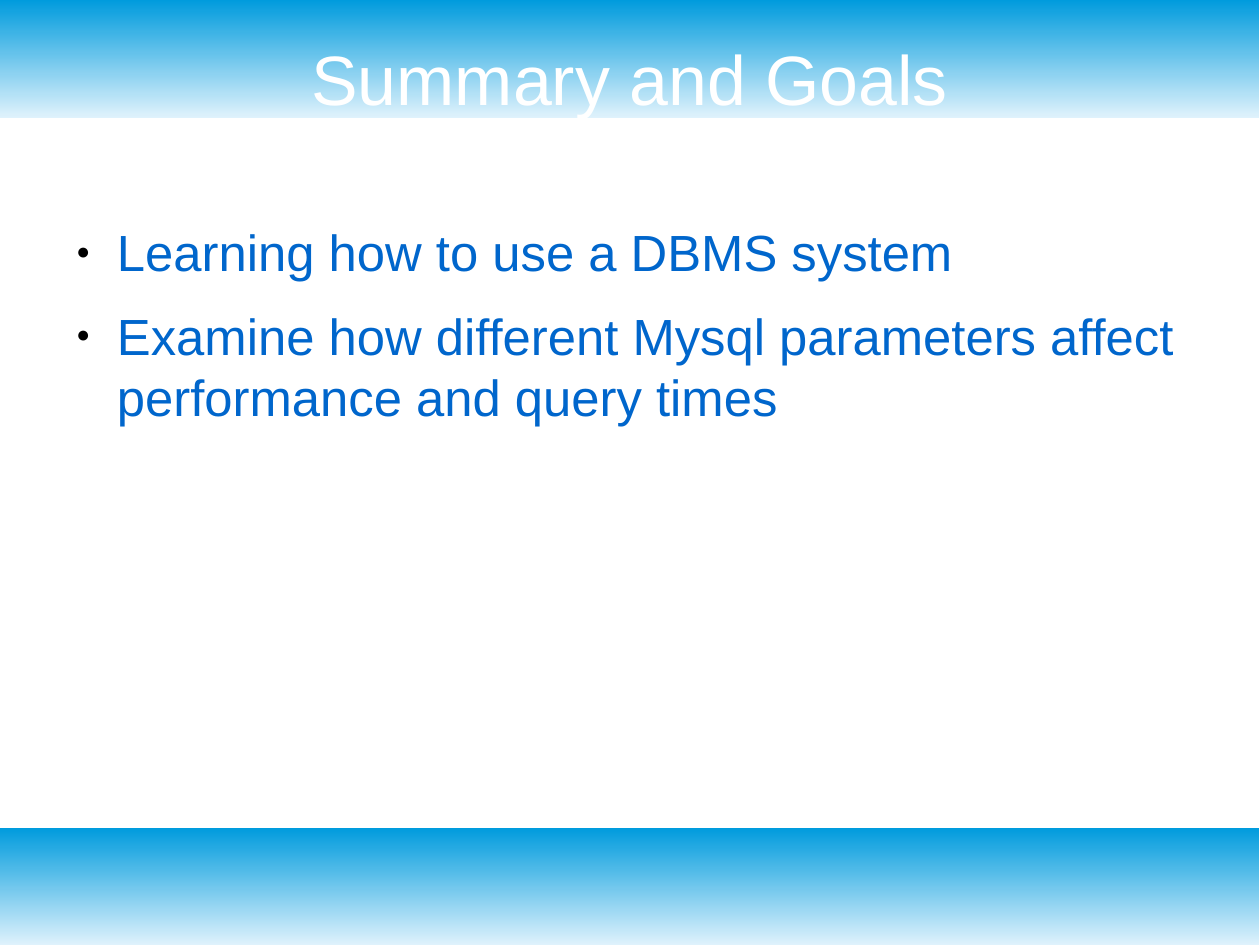
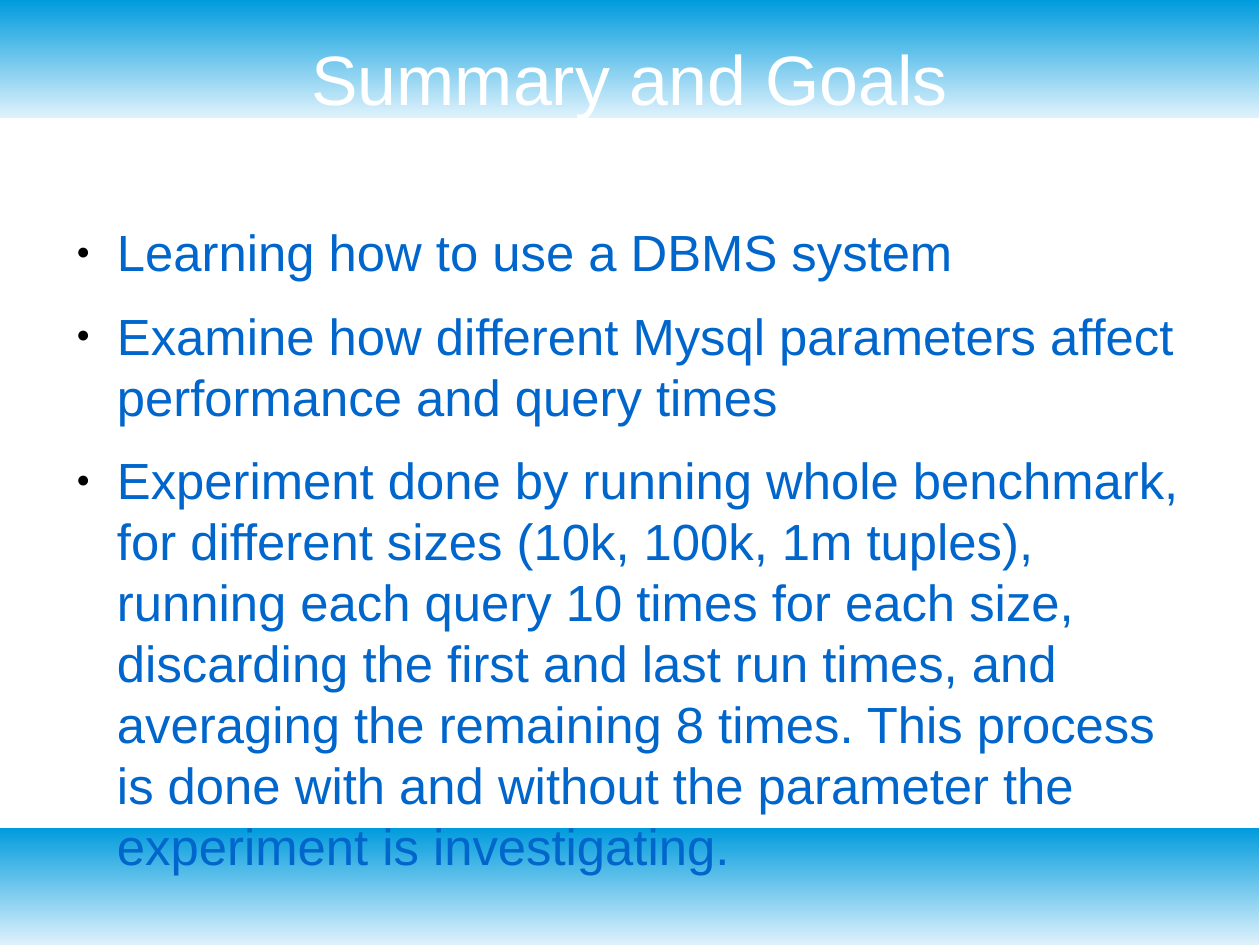
Before and after one commit to jcantrell/Wisconsin-data, a slide deck: slide 3 of Project Part 3.odp. Drawn at 1260x945 pixels with LibreOffice and Linux fonts; fonts in the diff are those of the drawing. Boxes give left, top, right and bottom in pixels: in the first picture for what was removed or moved away, otherwise in the second. Text is boxed around its words. In the diff, an @@ line names an element or a change of style, - is before the commit and + after.

```diff
--- a/Project Part 3.odp
+++ b/Project Part 3.odp
@@ text at (117, 462, 1178, 876): paragraph added @@
+● Experiment done by running whole benchmark, for different sizes (10k, 100k, 1m tuples), running each query 10 times for each size, discarding the first and last run times, and averaging the remaining 8 times. This process is done with and without the parameter the experiment is investigating.
```
Also in this commit, not shown: 1 other slide changed, 3 other files.
